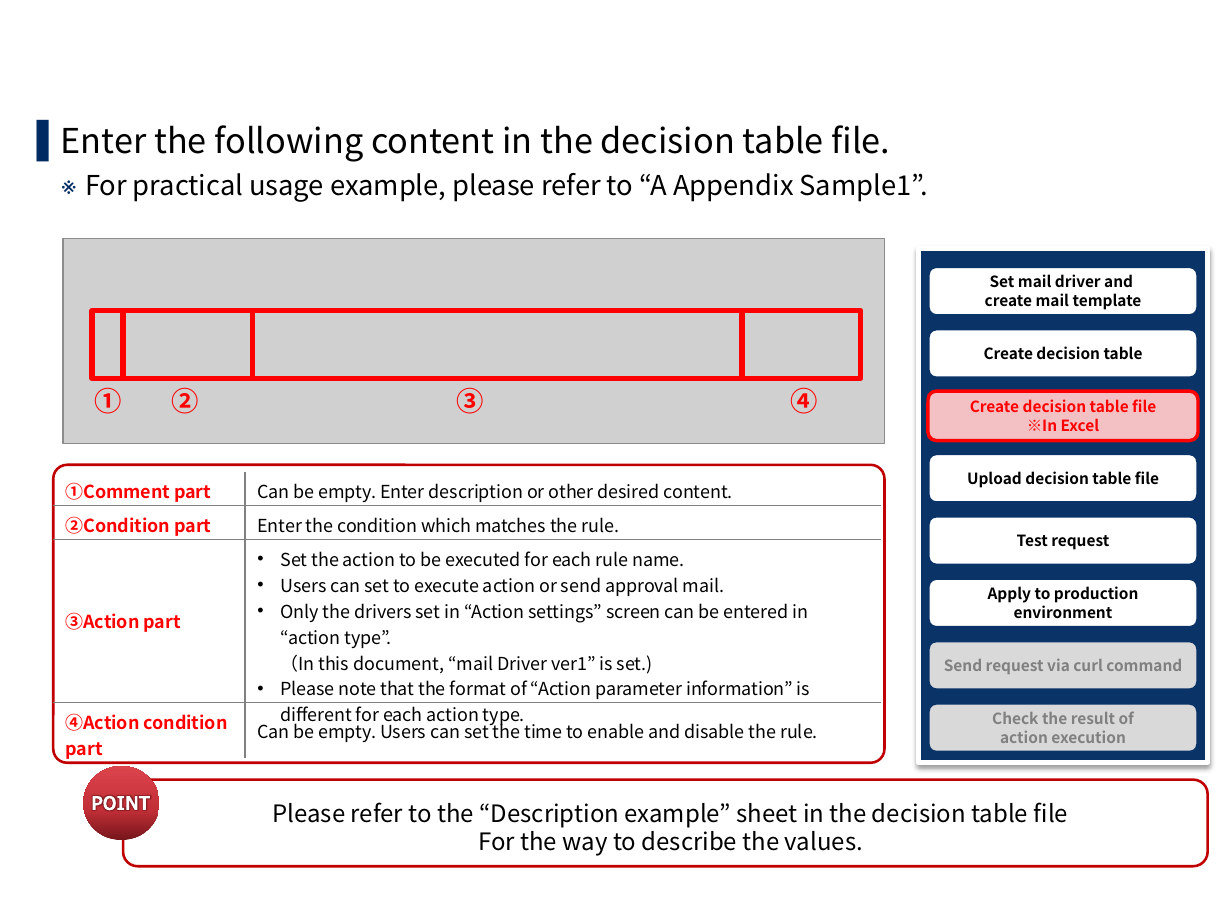
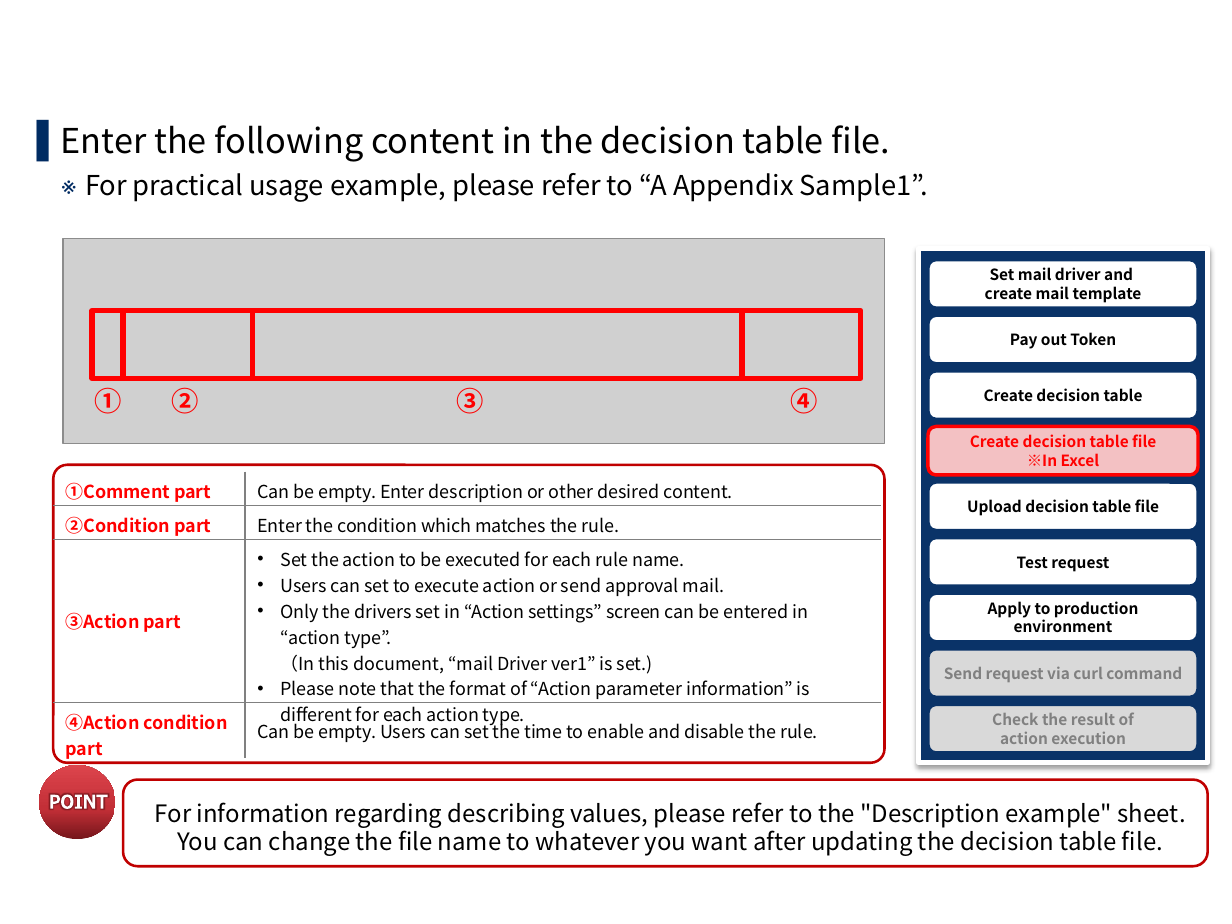
Before and after one commit to exastro-suite/oase-docs, a slide deck: slide 25 of asset/Learn/OASE-quickstart.pptx (slide 20 before the commit). Drawn at 1232x924 pixels with LibreOffice and Linux fonts; fonts in the diff are those of the drawing; grey boxes stand for pictures; background and template pictures are left out. Boxes give left, top, right and bottom in pixels: in the first picture for what was removed or moved away, otherwise in the second. Text is boxed around its words. In the diff, an @@ line names an element or a change of style, - is before the commit and + after.

```diff
--- a/asset/Learn/OASE-quickstart.pptx
+++ b/asset/Learn/OASE-quickstart.pptx
@@ rounded rectangle "Set mail driver and": place and size @@
-rounded rectangle "Set mail driver and" at box(928, 266, 1198, 315)
+rounded rectangle "Set mail driver and" at box(928, 260, 1198, 308)
@@ rounded rectangle added at box(928, 315, 1198, 363), fill #FFFFFF, outline #0A3368 2 pt, 9 pt, text #000000, bold @@
+Pay out Token
@@ rounded rectangle "Create decision table": place and size @@
-rounded rectangle "Create decision table" at box(928, 329, 1198, 378)
+rounded rectangle "Create decision table" at box(928, 371, 1198, 419)
@@ rounded rectangle "Create decision table file": place and size @@
-rounded rectangle "Create decision table file" at box(928, 391, 1198, 440)
+rounded rectangle "Create decision table file" at box(928, 426, 1198, 474)
@@ rounded rectangle "Upload decision table file": place and size @@
-rounded rectangle "Upload decision table file" at box(928, 453, 1198, 503)
+rounded rectangle "Upload decision table file" at box(928, 482, 1198, 530)
@@ rounded rectangle "Test request": place and size @@
-rounded rectangle "Test request" at box(928, 516, 1198, 565)
+rounded rectangle "Test request" at box(928, 537, 1198, 585)
@@ rounded rectangle "Apply to production": place and size @@
-rounded rectangle "Apply to production" at box(928, 578, 1198, 627)
+rounded rectangle "Apply to production" at box(928, 594, 1198, 642)
@@ rounded rectangle "Send request via curl command": place and size @@
-rounded rectangle "Send request via curl command" at box(928, 641, 1198, 690)
+rounded rectangle "Send request via curl command" at box(928, 649, 1198, 697)
@@ ellipse: place and size @@
-ellipse at box(84, 766, 160, 840)
+ellipse at box(39, 765, 116, 839)
@@ freeform shape: place and size @@
-freeform shape at box(92, 796, 149, 811)
+freeform shape at box(51, 795, 107, 809)
@@ text in rounded rectangle at box(155, 802, 1186, 856): text changed @@
-Please refer to the “Description example” sheet in the decision table file
-For the way to describe the values.
+For information regarding describing values, please refer to the "Description example" sheet.
+You can change the file name to whatever you want after updating the decision table file.
```
Also in this commit, not shown: 25 other slides changed, 8 slides added, 1 slide removed, 1 other file.
